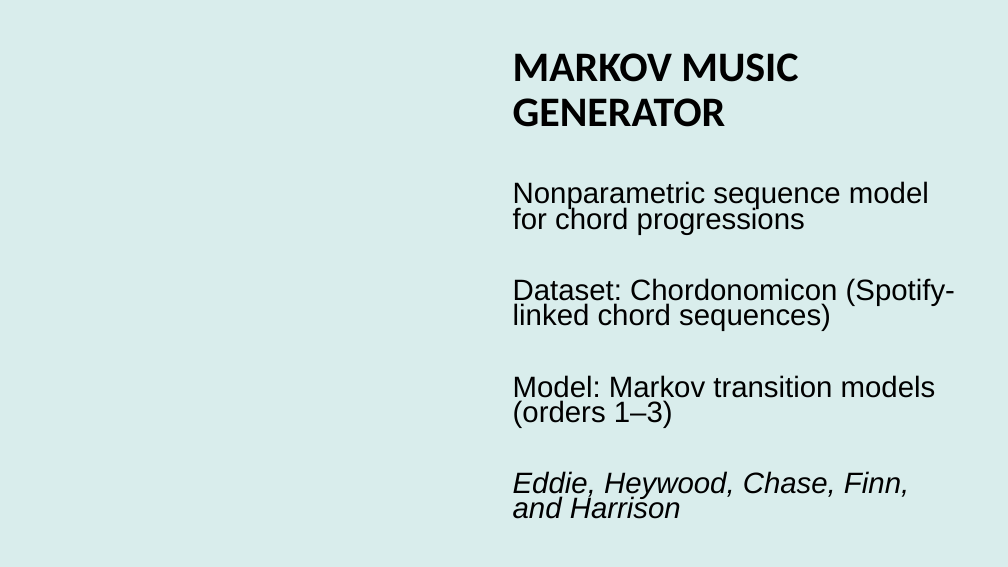
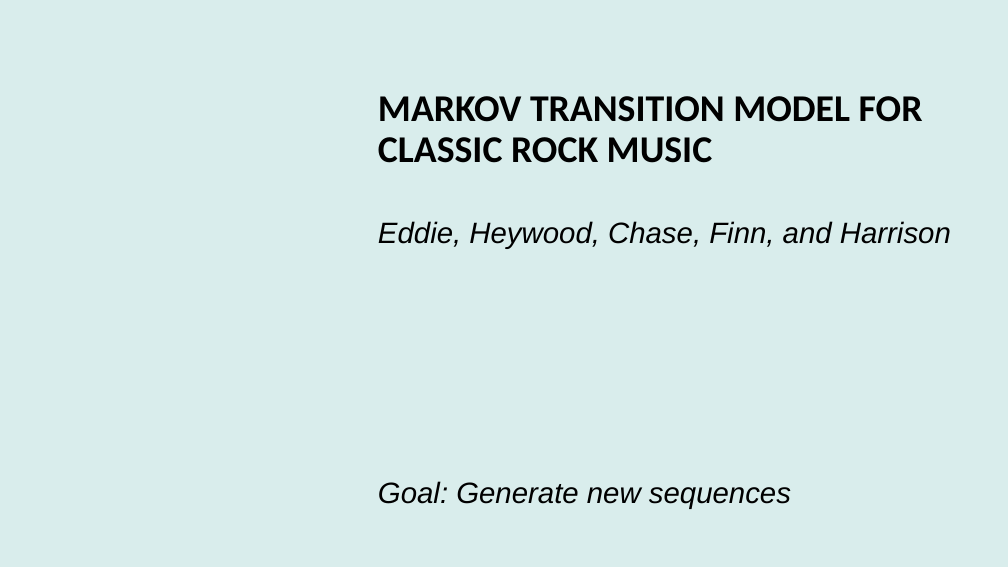
Before and after one commit to andersone17/MARKOV_MUSIC_GENERATOR, a slide deck: slide 1 of C2_Markov_Music_Generator_Presentation.pptx. Drawn at 1008x567 pixels with LibreOffice and Linux fonts; fonts in the diff are those of the drawing; background and template pictures are left out. Boxes give left, top, right and bottom in pixels: in the first picture for what was removed or moved away, otherwise in the second. Text is boxed around its words. In the diff, an @@ line names an element or a change of style, - is before the commit and + after.

```diff
--- a/C2_Markov_Music_Generator_Presentation.pptx
+++ b/C2_Markov_Music_Generator_Presentation.pptx
@@ title at box(378, 96, 923, 163): text changed; size 40 to 36 pt @@
-MARKOV MUSIC GENERATOR
+MARKOV TRANSITION MODEL FOR CLASSIC ROCK MUSIC
@@ text "Eddie, Heywood, Chase, Finn, and ...": place and size @@
-text "Eddie, Heywood, Chase, Finn, and ..." at box(513, 181, 955, 519)
+text "Eddie, Heywood, Chase, Finn, and ..." at box(378, 221, 951, 249)
@@ text at box(513, 181, 955, 428): paragraphs removed @@
-Nonparametric sequence model for chord progressions
-Dataset: Chordonomicon (Spotify-linked chord sequences)
-Model: Markov transition models (orders 1–3)
@@ text added at box(378, 481, 791, 509), 28 pt, text #000000, italic @@
+Goal: Generate new sequences
```
Also in this commit, not shown: 4 other slides changed, 2 slides added, 7 slides removed.
